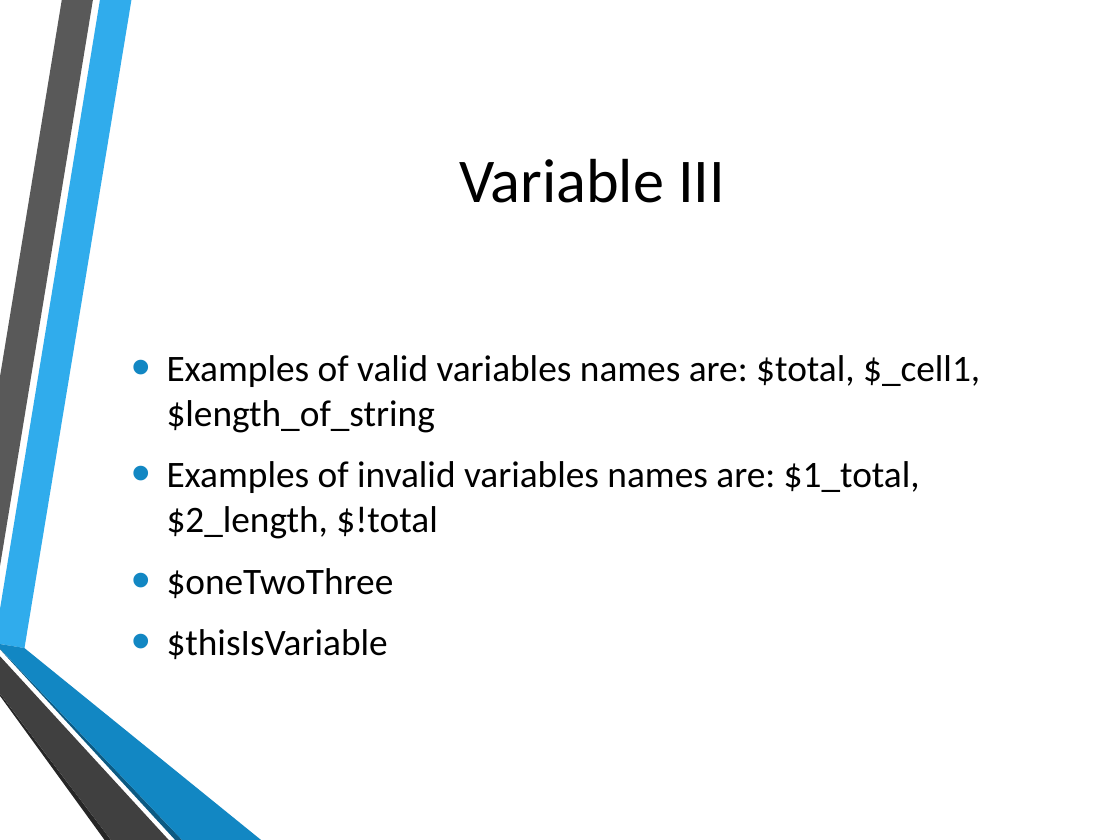
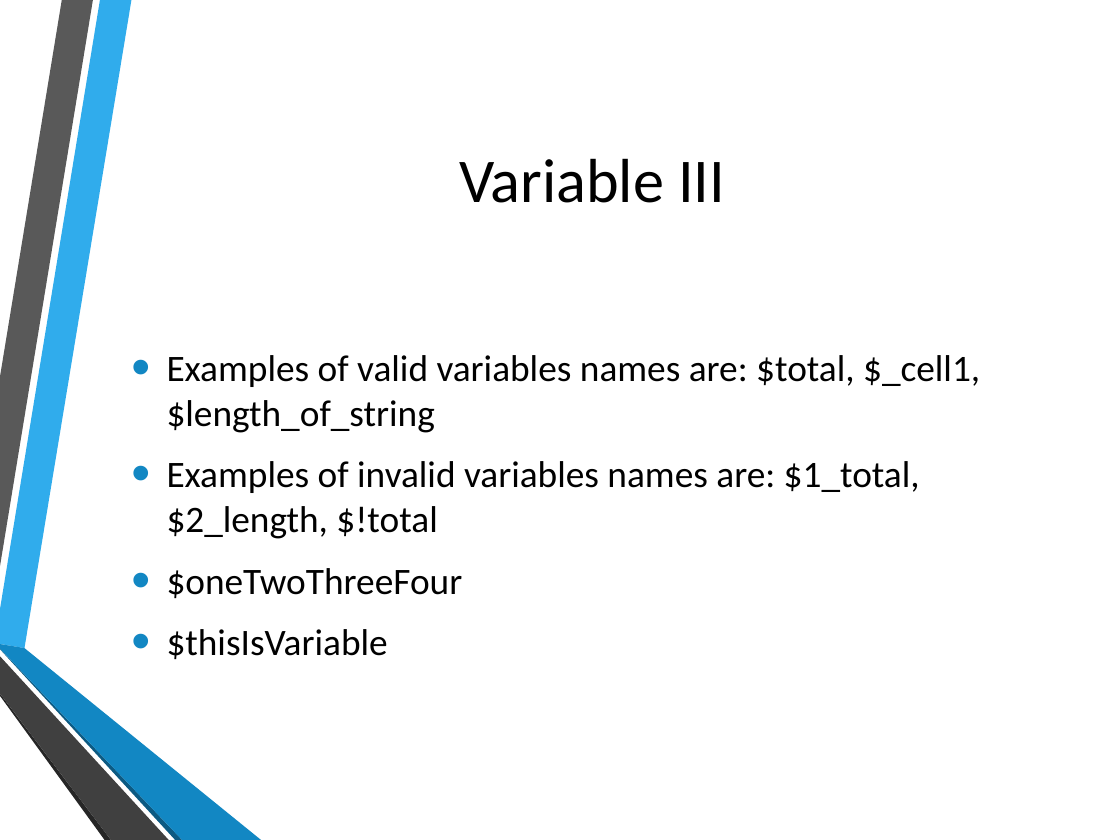
Before and after one commit to hatted/fevaworks-php, a slide deck: slide 37 of php-fw1/lesson1.pptx (slide 38 before the commit). Drawn at 1120x840 pixels with LibreOffice and Linux fonts; fonts in the diff are those of the drawing; background and template pictures are left out. Boxes give left, top, right and bottom in pixels: in the first picture for what was removed or moved away, otherwise in the second. Text is boxed around its words. In the diff, an @@ line names an element or a change of style, - is before the commit and + after.

```diff
--- a/php-fw1/lesson1.pptx
+++ b/php-fw1/lesson1.pptx
@@ text at bbox=[167, 568, 463, 598]: text changed @@
-• $oneTwoThree
+• $oneTwoThreeFour
```
Also in this commit, not shown: 7 other slides changed, 1 slide added, 3 slides removed, 2 other files.
